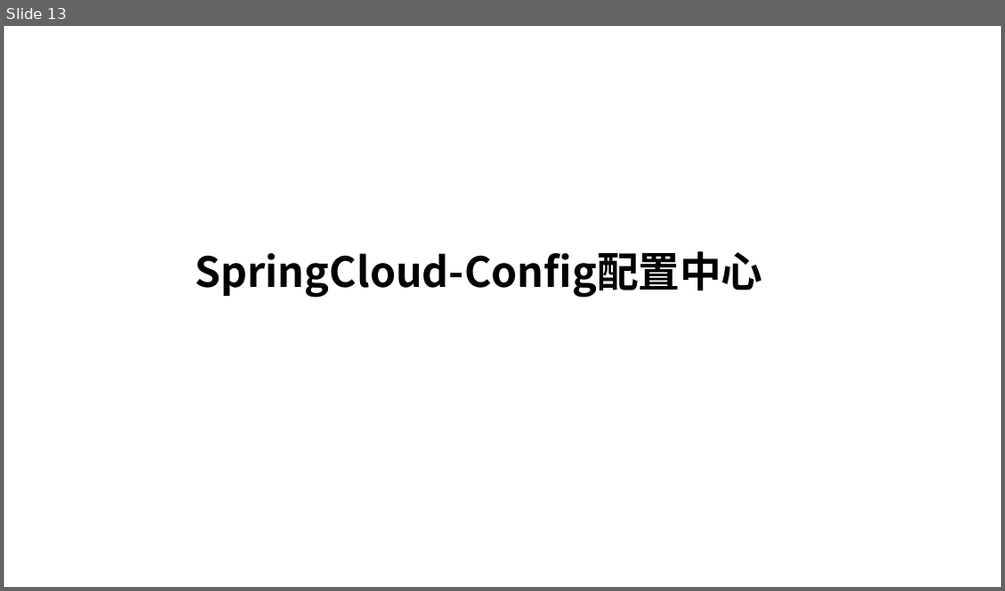
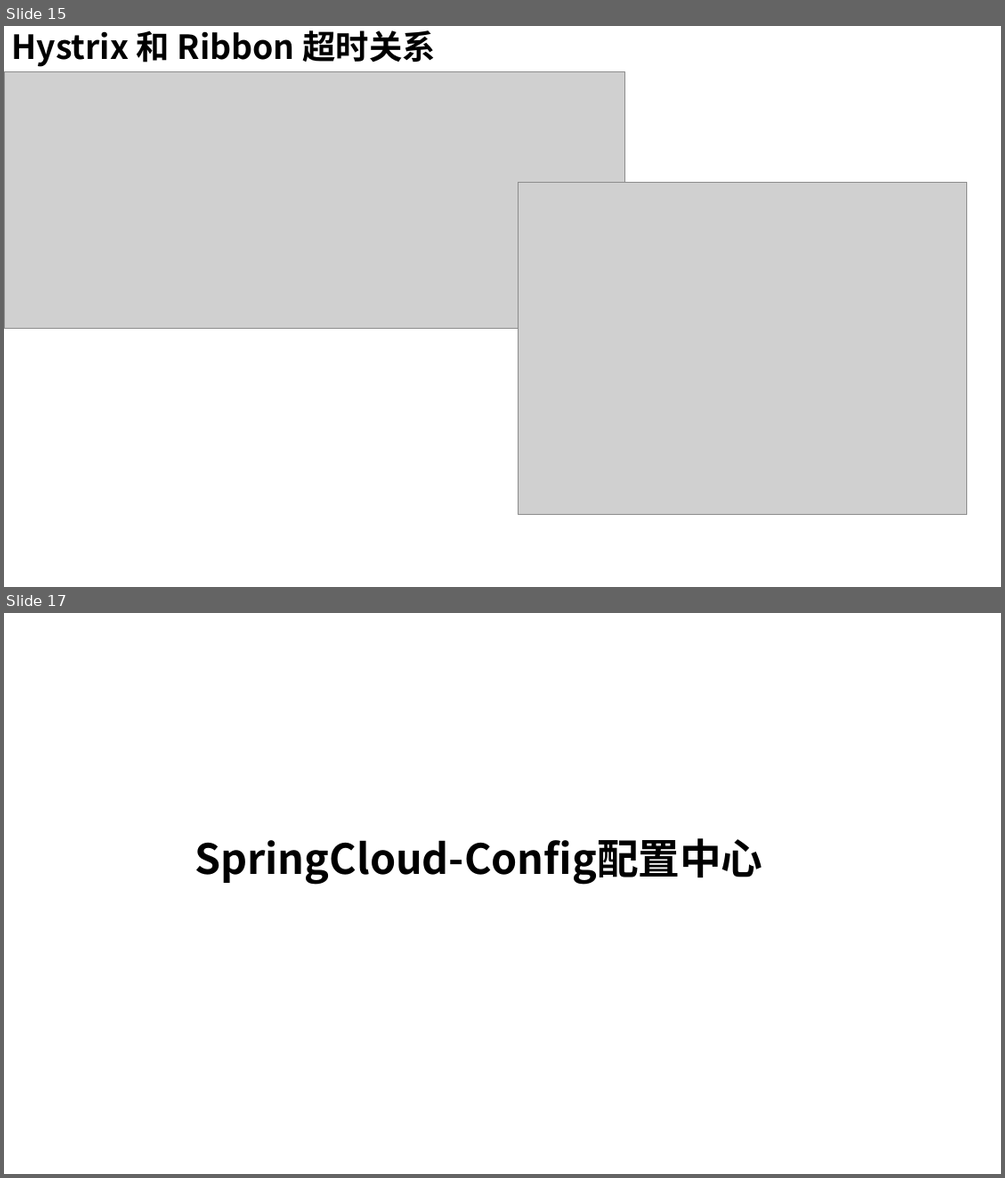
Before and after one commit to longzl2015/long12356, a slide deck: source/_posts/spring/spring-cloud/SpringCloud.pptx. Shown one above the other, each under a label of ours: slide 13 before the commit, slides 15 and 17 after it; the slides between them are not shown. The pictures are 1005x591 and 1005x1178 pixels, drawn with LibreOffice and Linux fonts; fonts in the diff are those of the drawing; grey boxes stand for pictures. Boxes give left, top, right and bottom in pixels: in the first picture for what was removed or moved away, otherwise in the second. Text is boxed around its words. In the diff, an @@ line names an element or a change of style, - is before the commit and + after.

```diff
--- a/source/_posts/spring/spring-cloud/SpringCloud.pptx
+++ b/source/_posts/spring/spring-cloud/SpringCloud.pptx
@@ slide 15 added at box(4, 26, 1001, 587), background #FFFFFF @@
@@ title added at box(11, 30, 435, 67), 32 pt, text #000000, bold @@
+Hystrix 和 Ribbon 超时关系
@@ picture added at box(4, 71, 625, 328) @@
@@ picture added at box(518, 183, 967, 515) @@
@@ what was slide 13 is now slide 17 @@
```
Also in this commit, not shown: 1 slide changed, 4 other slides added.
